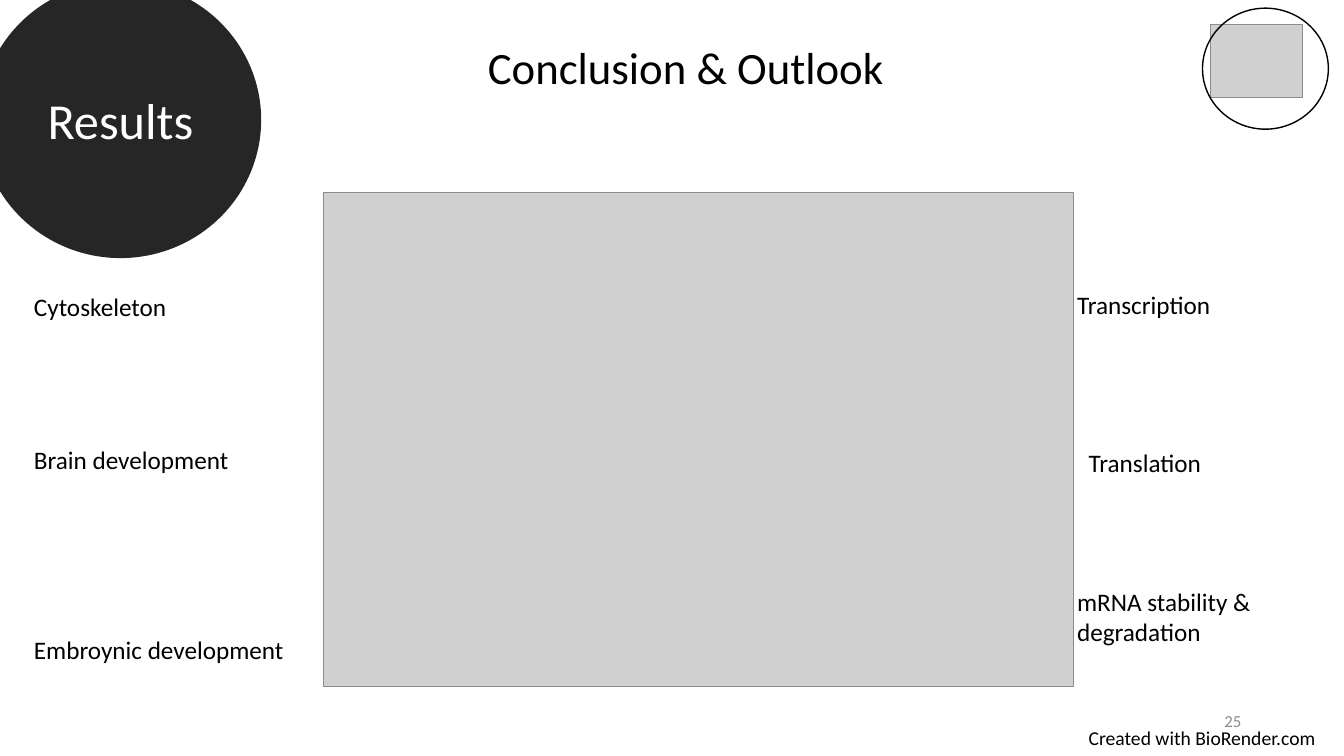
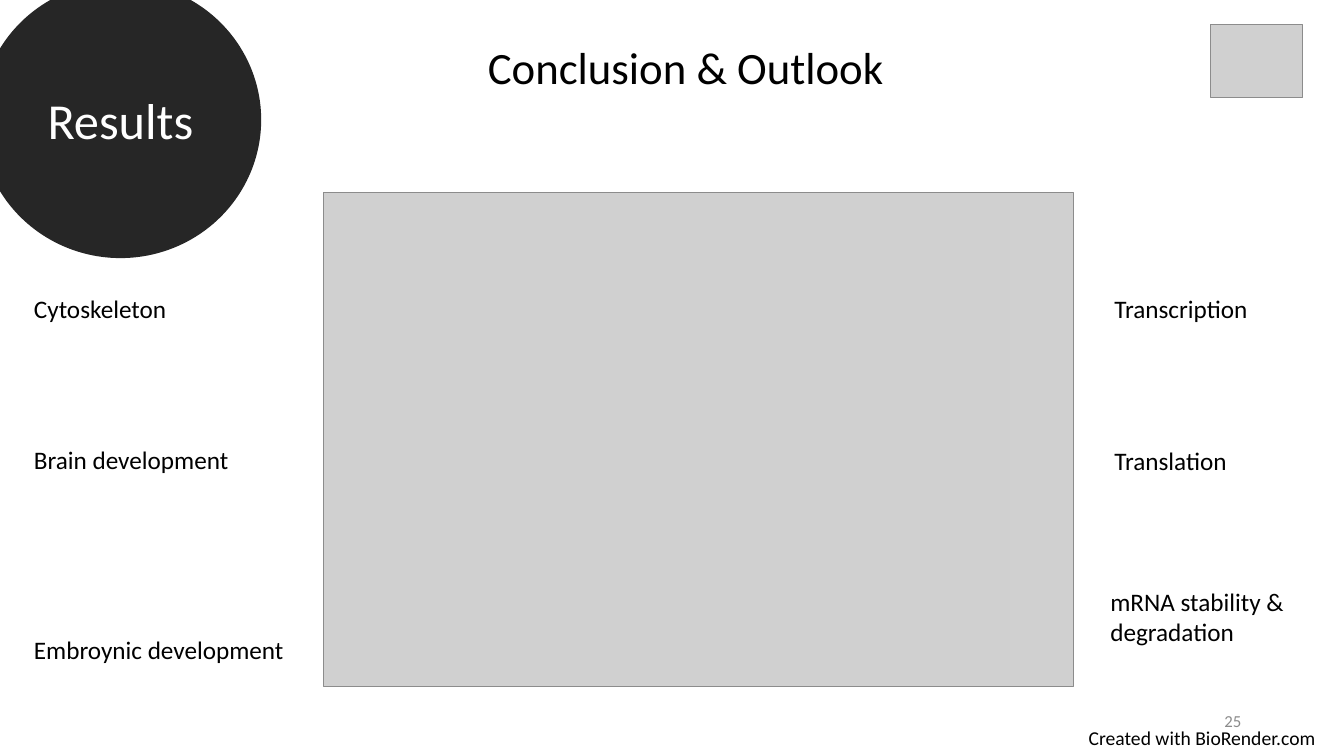
Before and after one commit to datascience-mobi-2022/2022-topic-03-team-05, a slide deck: slide 25 of Final presentation outline & temporary draft.pptx. Drawn at 1344x756 pixels with LibreOffice and Linux fonts; fonts in the diff are those of the drawing; grey boxes stand for pictures. Boxes give left, top, right and bottom in pixels: in the first picture for what was removed or moved away, otherwise in the second. Text is boxed around its words. In the diff, an @@ line names an element or a change of style, - is before the commit and + after.

```diff
--- a/Final presentation outline & temporary draft.pptx
+++ b/Final presentation outline & temporary draft.pptx
@@ ellipse removed at (1203, 8, 1329, 129) @@
@@ text "Transcription": place and size @@
-text "Transcription" at (1077, 296, 1210, 318)
+text "Transcription" at (1114, 300, 1247, 322)
@@ text "Translation": place and size @@
-text "Translation" at (1089, 454, 1201, 473)
+text "Translation" at (1114, 452, 1226, 471)
@@ text "mRNA stability & degradation": place and size @@
-text "mRNA stability & degradation" at (1077, 593, 1227, 646)
+text "mRNA stability & degradation" at (1110, 593, 1261, 646)
```
Also in this commit, not shown: 24 other slides changed.
